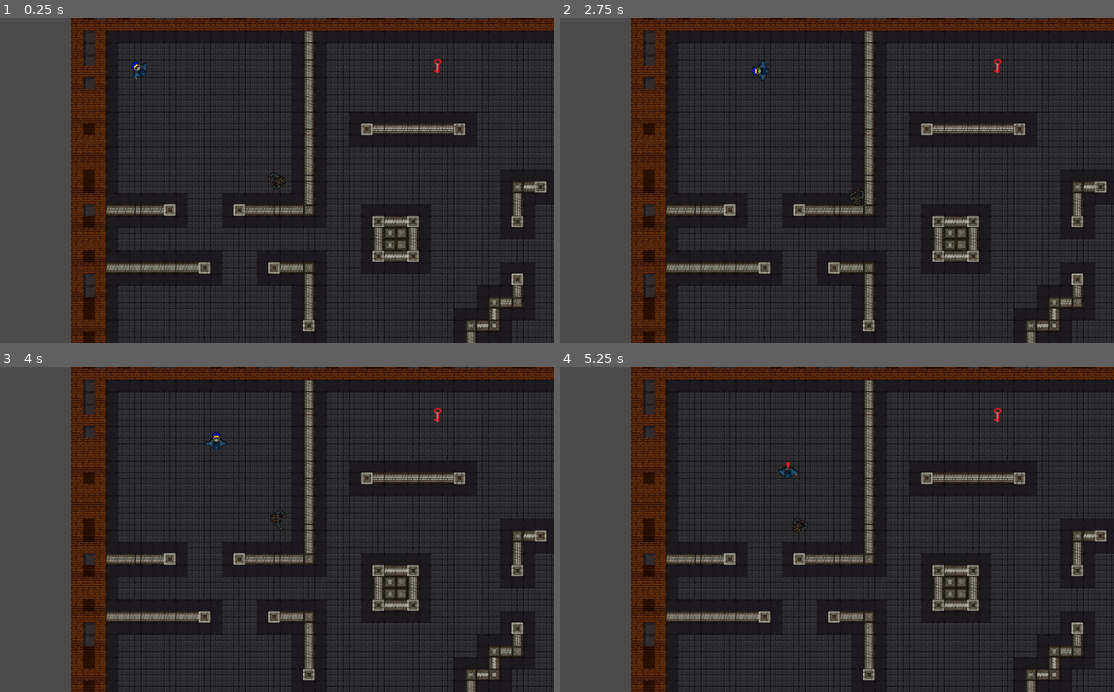
Above: before the commit, frames 1-4 (two rows, left to right).
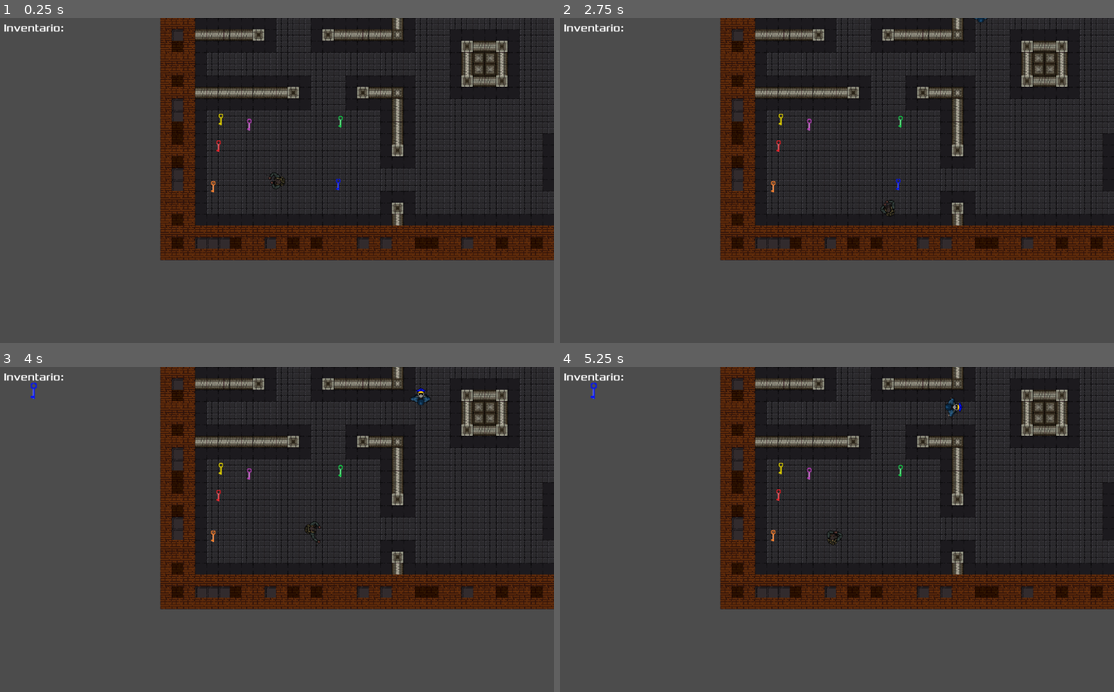
Above: after the commit, the same moments.

Repository: zanon005/RyansJailBreak
Game: Godot game, scene res://src/Main.tscn
Two runs of this game, one before a commit and one after it. Both use one fixed random seed, a clock stepped at 60 frames per second and the inputs below.
Inputs (mouse positions are in pixels of both pictures, inside the frame that each line leads up to):
- Up to frame 1 (0.25 s): no input
- Up to frame 2 (2.75 s): move the mouse to (958, 164) at 0.52 s; hold D (right) 0.53-1.28 s; tap Space (attack) at 0.6, 1.35, 2.1 s; move the mouse to (726, 196) at 1.27 s; hold Down (down) 1.28-2.03 s; move the mouse to (892, 109) at 2.02 s; hold D (right) from 2.03 s (still down)
- Up to frame 3 (4 s): move the mouse to (249, 594) at 2.77 s; release D (right) at 2.78 s; hold W (up) 2.78-3.53 s; tap Space (attack) at 2.85, 3.6 s; move the mouse to (443, 578) at 3.52 s; hold A (left) from 3.53 s (still down)
- Up to frame 4 (5.25 s): move the mouse to (670, 480) at 4.27 s; tap Space (attack) at 4.35, 5.1 s; move the mouse to (864, 529) at 5.02 s; release A (left) at 5.03 s; hold Down (down) from 5.03 s (still down)

The runs differ from the first frame. In frame 1, 54% of the frame differs, in the area x 0-100%, y 0-100%; in frame 2, 54%; in frame 3, 54%; in frame 4, 54%.

Commit message:
Adicionado inventario e status nos inimigos

Diff:
--- a/project.godot
+++ b/project.godot
@@ -13,6 +13,10 @@
 config/name="Ryans Jail Break"
 run/main_scene="res://src/Main.tscn"
 config/icon="res://icon.png"
+
+[autoload]
+
+PlayerInventory="*res://src/Player/PlayerInventory.gd"
 
 [input]
 
@@ -55,6 +59,7 @@
 2d_physics/layer_4="player_weapon"
 2d_physics/layer_5="floor"
 2d_physics/layer_6="interactables"
+2d_physics/layer_7="items"
 
 [physics]
 
--- a/src/Enemies/EnemyStatus.gd
+++ b/src/Enemies/EnemyStatus.gd
@@ -11,7 +11,6 @@
 	chasing_icon = load("res://Sprites/Icons/RedExclamationMark.png")
 
 func _on_Policial_state_changed(currentState):
-	print("STATE CHANGED!", currentState)
 	match(currentState):
 		'ROAMING':
 			texture = roaming_icon
--- /dev/null
+++ b/src/Items/Keys/BlueKey.gd
@@ -0,0 +1,17 @@
+extends KinematicBody2D
+
+export var itemName = "BlueKey"
+
+# Called when the node enters the scene tree for the first time.
+func _ready():
+	pass # Replace with function body.
+
+
+# Called every frame. 'delta' is the elapsed time since the previous frame.
+#func _process(delta):
+#	pass
+
+func pickUpItem():
+	PlayerInventory.add_item(itemName, 1)
+	get_tree().call_group("UI", "addNewItemToUI_Iventory", self, $Sprite.texture.resource_path)
+	queue_free()
--- /dev/null
+++ b/src/Items/Keys/BlueKey.tscn
@@ -0,0 +1,40 @@
+[gd_scene load_steps=5 format=2]
+
+[ext_resource path="res://Sprites/Misc/itens/chaves/chave-azul.png" type="Texture" id=1]
+[ext_resource path="res://src/Items/Keys/BlueKey.gd" type="Script" id=2]
+
+[sub_resource type="RectangleShape2D" id=1]
+extents = Vector2( 5.10984, 8.26874 )
+
+[sub_resource type="Animation" id=2]
+resource_name = "Float"
+loop = true
+tracks/0/type = "value"
+tracks/0/path = NodePath("Sprite:position")
+tracks/0/interp = 1
+tracks/0/loop_wrap = true
+tracks/0/imported = false
+tracks/0/enabled = true
+tracks/0/keys = {
+"times": PoolRealArray( 0, 0.5 ),
+"transitions": PoolRealArray( 1, 1 ),
+"update": 0,
+"values": [ Vector2( 0, 0 ), Vector2( 0, -1 ) ]
+}
+
+[node name="Key" type="KinematicBody2D" groups=[
+"Item",
+]]
+scale = Vector2( 4, 4 )
+collision_layer = 64
+script = ExtResource( 2 )
+
+[node name="Sprite" type="Sprite" parent="."]
+texture = ExtResource( 1 )
+
+[node name="CollisionShape2D" type="CollisionShape2D" parent="."]
+shape = SubResource( 1 )
+
+[node name="AnimationPlayer" type="AnimationPlayer" parent="."]
+autoplay = "Float"
+anims/Float = SubResource( 2 )
--- /dev/null
+++ b/src/Items/Keys/GreenKey.gd
@@ -0,0 +1,17 @@
+extends KinematicBody2D
+
+export var itemName = "GreenKey"
+
+# Called when the node enters the scene tree for the first time.
+func _ready():
+	pass # Replace with function body.
+
+
+# Called every frame. 'delta' is the elapsed time since the previous frame.
+#func _process(delta):
+#	pass
+
+func pickUpItem():
+	PlayerInventory.add_item(itemName, 1)
+	get_tree().call_group("UI", "addNewItemToUI_Iventory", self, $Sprite.texture.resource_path)
+	queue_free()
--- /dev/null
+++ b/src/Items/Keys/GreenKey.tscn
@@ -0,0 +1,40 @@
+[gd_scene load_steps=5 format=2]
+
+[ext_resource path="res://Sprites/Misc/itens/chaves/chave-verde.png" type="Texture" id=1]
+[ext_resource path="res://src/Items/Keys/GreenKey.gd" type="Script" id=2]
+
+[sub_resource type="RectangleShape2D" id=1]
+extents = Vector2( 5.10984, 8.26874 )
+
+[sub_resource type="Animation" id=2]
+resource_name = "Float"
+loop = true
+tracks/0/type = "value"
+tracks/0/path = NodePath("Sprite:position")
+tracks/0/interp = 1
+tracks/0/loop_wrap = true
+tracks/0/imported = false
+tracks/0/enabled = true
+tracks/0/keys = {
+"times": PoolRealArray( 0, 0.5 ),
+"transitions": PoolRealArray( 1, 1 ),
+"update": 0,
+"values": [ Vector2( 0, 0 ), Vector2( 0, -1 ) ]
+}
+
+[node name="Key" type="KinematicBody2D" groups=[
+"Item",
+]]
+scale = Vector2( 4, 4 )
+collision_layer = 64
+script = ExtResource( 2 )
+
+[node name="Sprite" type="Sprite" parent="."]
+texture = ExtResource( 1 )
+
+[node name="CollisionShape2D" type="CollisionShape2D" parent="."]
+shape = SubResource( 1 )
+
+[node name="AnimationPlayer" type="AnimationPlayer" parent="."]
+autoplay = "Float"
+anims/Float = SubResource( 2 )
--- /dev/null
+++ b/src/Items/Keys/OrangeKey.gd
@@ -0,0 +1,17 @@
+extends KinematicBody2D
+
+export var itemName = "OrangeKey"
+
+# Called when the node enters the scene tree for the first time.
+func _ready():
+	pass # Replace with function body.
+
+
+# Called every frame. 'delta' is the elapsed time since the previous frame.
+#func _process(delta):
+#	pass
+
+func pickUpItem():
+	PlayerInventory.add_item(itemName, 1)
+	get_tree().call_group("UI", "addNewItemToUI_Iventory", self, $Sprite.texture.resource_path)
+	queue_free()
--- /dev/null
+++ b/src/Items/Keys/OrangeKey.tscn
@@ -0,0 +1,40 @@
+[gd_scene load_steps=5 format=2]
+
+[ext_resource path="res://Sprites/Misc/itens/chaves/chave-laranja.png" type="Texture" id=1]
+[ext_resource path="res://src/Items/Keys/OrangeKey.gd" type="Script" id=2]
+
+[sub_resource type="RectangleShape2D" id=1]
+extents = Vector2( 5.10984, 8.26874 )
+
+[sub_resource type="Animation" id=2]
+resource_name = "Float"
+loop = true
+tracks/0/type = "value"
+tracks/0/path = NodePath("Sprite:position")
+tracks/0/interp = 1
+tracks/0/loop_wrap = true
+tracks/0/imported = false
+tracks/0/enabled = true
+tracks/0/keys = {
+"times": PoolRealArray( 0, 0.5 ),
+"transitions": PoolRealArray( 1, 1 ),
+"update": 0,
+"values": [ Vector2( 0, 0 ), Vector2( 0, -1 ) ]
+}
+
+[node name="Key" type="KinematicBody2D" groups=[
+"Item",
+]]
+scale = Vector2( 4, 4 )
+collision_layer = 64
+script = ExtResource( 2 )
+
+[node name="Sprite" type="Sprite" parent="."]
+texture = ExtResource( 1 )
+
+[node name="CollisionShape2D" type="CollisionShape2D" parent="."]
+shape = SubResource( 1 )
+
+[node name="AnimationPlayer" type="AnimationPlayer" parent="."]
+autoplay = "Float"
+anims/Float = SubResource( 2 )
--- /dev/null
+++ b/src/Items/Keys/PurpleKey.gd
@@ -0,0 +1,17 @@
+extends KinematicBody2D
+
+export var itemName = "PurpleKey"
+
+# Called when the node enters the scene tree for the first time.
+func _ready():
+	pass # Replace with function body.
+
+
+# Called every frame. 'delta' is the elapsed time since the previous frame.
+#func _process(delta):
+#	pass
+
+func pickUpItem():
+	PlayerInventory.add_item(itemName, 1)
+	get_tree().call_group("UI", "addNewItemToUI_Iventory", self, $Sprite.texture.resource_path)
+	queue_free()
--- /dev/null
+++ b/src/Items/Keys/PurpleKey.tscn
@@ -0,0 +1,40 @@
+[gd_scene load_steps=5 format=2]
+
+[ext_resource path="res://Sprites/Misc/itens/chaves/chave-roxa.png" type="Texture" id=1]
+[ext_resource path="res://src/Items/Keys/PurpleKey.gd" type="Script" id=2]
+
+[sub_resource type="RectangleShape2D" id=1]
+extents = Vector2( 5.10984, 8.26874 )
+
+[sub_resource type="Animation" id=2]
+resource_name = "Float"
+loop = true
+tracks/0/type = "value"
+tracks/0/path = NodePath("Sprite:position")
+tracks/0/interp = 1
+tracks/0/loop_wrap = true
+tracks/0/imported = false
+tracks/0/enabled = true
+tracks/0/keys = {
+"times": PoolRealArray( 0, 0.5 ),
+"transitions": PoolRealArray( 1, 1 ),
+"update": 0,
+"values": [ Vector2( 0, 0 ), Vector2( 0, -1 ) ]
+}
+
+[node name="Key" type="KinematicBody2D" groups=[
+"Item",
+]]
+scale = Vector2( 4, 4 )
+collision_layer = 64
+script = ExtResource( 2 )
+
+[node name="Sprite" type="Sprite" parent="."]
+texture = ExtResource( 1 )
+
+[node name="CollisionShape2D" type="CollisionShape2D" parent="."]
+shape = SubResource( 1 )
+
+[node name="AnimationPlayer" type="AnimationPlayer" parent="."]
+autoplay = "Float"
+anims/Float = SubResource( 2 )
--- /dev/null
+++ b/src/Items/Keys/RedKey.gd
@@ -0,0 +1,17 @@
+extends KinematicBody2D
+
+export var itemName = "RedKey"
+
+# Called when the node enters the scene tree for the first time.
+func _ready():
+	pass # Replace with function body.
+
+
+# Called every frame. 'delta' is the elapsed time since the previous frame.
+#func _process(delta):
+#	pass
+
+func pickUpItem():
+	PlayerInventory.add_item(itemName, 1)
+	get_tree().call_group("UI", "addNewItemToUI_Iventory", self, $Sprite.texture.resource_path)
+	queue_free()
--- /dev/null
+++ b/src/Items/Keys/RedKey.tscn
@@ -0,0 +1,40 @@
+[gd_scene load_steps=5 format=2]
+
+[ext_resource path="res://Sprites/Misc/itens/chaves/chave-vermelha.png" type="Texture" id=1]
+[ext_resource path="res://src/Items/Keys/RedKey.gd" type="Script" id=2]
+
+[sub_resource type="RectangleShape2D" id=1]
+extents = Vector2( 5.10984, 8.26874 )
+
+[sub_resource type="Animation" id=2]
+resource_name = "Float"
+loop = true
+tracks/0/type = "value"
+tracks/0/path = NodePath("Sprite:position")
+tracks/0/interp = 1
+tracks/0/loop_wrap = true
+tracks/0/imported = false
+tracks/0/enabled = true
+tracks/0/keys = {
+"times": PoolRealArray( 0, 0.5 ),
+"transitions": PoolRealArray( 1, 1 ),
+"update": 0,
+"values": [ Vector2( 0, 0 ), Vector2( 0, -1 ) ]
+}
+
+[node name="Key" type="KinematicBody2D" groups=[
+"Item",
+]]
+scale = Vector2( 4, 4 )
+collision_layer = 64
+script = ExtResource( 2 )
+
+[node name="Sprite" type="Sprite" parent="."]
+texture = ExtResource( 1 )
+
+[node name="CollisionShape2D" type="CollisionShape2D" parent="."]
+shape = SubResource( 1 )
+
+[node name="AnimationPlayer" type="AnimationPlayer" parent="."]
+autoplay = "Float"
+anims/Float = SubResource( 2 )
--- /dev/null
+++ b/src/Items/Keys/YellowKey.gd
@@ -0,0 +1,17 @@
+extends KinematicBody2D
+
+export var itemName = "YellowKey"
+
+# Called when the node enters the scene tree for the first time.
+func _ready():
+	pass # Replace with function body.
+
+
+# Called every frame. 'delta' is the elapsed time since the previous frame.
+#func _process(delta):
+#	pass
+
+func pickUpItem():
+	PlayerInventory.add_item(itemName, 1)
+	get_tree().call_group("UI", "addNewItemToUI_Iventory", self, $Sprite.texture.resource_path)
+	queue_free()
--- /dev/null
+++ b/src/Items/Keys/YellowKey.tscn
@@ -0,0 +1,40 @@
+[gd_scene load_steps=5 format=2]
+
+[ext_resource path="res://Sprites/Misc/itens/chaves/chave-amarela.png" type="Texture" id=1]
+[ext_resource path="res://src/Items/Keys/YellowKey.gd" type="Script" id=2]
+
+[sub_resource type="RectangleShape2D" id=1]
+extents = Vector2( 5.10984, 8.26874 )
+
+[sub_resource type="Animation" id=2]
+resource_name = "Float"
+loop = true
+tracks/0/type = "value"
+tracks/0/path = NodePath("Sprite:position")
+tracks/0/interp = 1
+tracks/0/loop_wrap = true
+tracks/0/imported = false
+tracks/0/enabled = true
+tracks/0/keys = {
+"times": PoolRealArray( 0, 0.5 ),
+"transitions": PoolRealArray( 1, 1 ),
+"update": 0,
+"values": [ Vector2( 0, 0 ), Vector2( 0, -1 ) ]
+}
+
+[node name="Key" type="KinematicBody2D" groups=[
+"Item",
+]]
+scale = Vector2( 4, 4 )
+collision_layer = 64
+script = ExtResource( 2 )
+
+[node name="Sprite" type="Sprite" parent="."]
+texture = ExtResource( 1 )
+
+[node name="CollisionShape2D" type="CollisionShape2D" parent="."]
+shape = SubResource( 1 )
+
+[node name="AnimationPlayer" type="AnimationPlayer" parent="."]
+autoplay = "Float"
+anims/Float = SubResource( 2 )
--- a/src/Levels/Level1/Level1_V2.tscn
+++ b/src/Levels/Level1/Level1_V2.tscn
@@ -3,15 +3,15 @@
 [ext_resource path="res://src/Player/Player.tscn" type="PackedScene" id=1]
 [ext_resource path="res://src/Enemies/Policial.tscn" type="PackedScene" id=2]
 [ext_resource path="res://Sprites/Misc/porta-azul.png" type="Texture" id=3]
-[ext_resource path="res://Sprites/Misc/itens/chaves/chave-vermelha.png" type="Texture" id=4]
-[ext_resource path="res://Sprites/Misc/itens/BotasVelocidade.png" type="Texture" id=5]
+[ext_resource path="res://src/Items/Keys/YellowKey.tscn" type="PackedScene" id=4]
+[ext_resource path="res://src/Items/Keys/PurpleKey.tscn" type="PackedScene" id=5]
 [ext_resource path="res://Sprites/Misc/porta-vermelha.png" type="Texture" id=6]
-[ext_resource path="res://Sprites/Misc/itens/chaves/chave-roxa.png" type="Texture" id=7]
-[ext_resource path="res://Sprites/Misc/itens/chaves/chave-azul.png" type="Texture" id=8]
+[ext_resource path="res://src/Items/Keys/GreenKey.tscn" type="PackedScene" id=7]
+[ext_resource path="res://src/Items/Keys/BlueKey.tscn" type="PackedScene" id=8]
 [ext_resource path="res://Sprites/Misc/porta-verde-amarela-vermelha.png" type="Texture" id=9]
 [ext_resource path="res://Sprites/Misc/porta-roxa.png" type="Texture" id=10]
-[ext_resource path="res://Sprites/Misc/itens/chaves/chave-amarela.png" type="Texture" id=11]
-[ext_resource path="res://Sprites/Misc/itens/chaves/chave-verde.png" type="Texture" id=12]
+[ext_resource path="res://src/Items/Keys/RedKey.tscn" type="PackedScene" id=11]
+[ext_resource path="res://src/Items/Keys/OrangeKey.tscn" type="PackedScene" id=12]
 [ext_resource path="res://Sprites/TileMap/paredes-internas-64_v2.png" type="Texture" id=13]
 [ext_resource path="res://Sprites/TileMap/chao-parede-externas-64_v2.png" type="Texture" id=14]
 [ext_resource path="res://Sprites/Icons/RoamingIcon.png" type="Texture" id=15]
@@ -416,8 +416,9 @@
 tile_data = PoolIntArray( -131075, 13, 0, -131074, 13, 0, -131073, 13, 0, -196608, 13, 0, -196607, 13, 0, -196606, 13,  …(36101 unchanged characters)…
 
 [node name="Player" parent="." instance=ExtResource( 1 )]
-position = Vector2( 938.03, 828.082 )
+position = Vector2( 448.077, 1798.47 )
 scale = Vector2( 0.5, 0.5 )
+collision_mask = 38
 run_speed = 200
 
 [node name="Camera2D" type="Camera2D" parent="Player"]
@@ -443,6 +444,28 @@
 texture = ExtResource( 15 )
 script = ExtResource( 16 )
 
+[node name="Policial2" parent="Enemies" instance=ExtResource( 2 )]
+position = Vector2( 1520.16, 764.442 )
+scale = Vector2( 0.55, 0.55 )
+
+[node name="Status" type="Sprite" parent="Enemies/Policial2"]
+position = Vector2( -51.6396, -1.82649 )
+rotation = -1.5708
+scale = Vector2( 0.632878, 0.611263 )
+texture = ExtResource( 15 )
+script = ExtResource( 16 )
+
+[node name="Policial3" parent="Enemies" instance=ExtResource( 2 )]
+position = Vector2( 3295.82, 976.334 )
+scale = Vector2( 0.55, 0.55 )
+
+[node name="Status" type="Sprite" parent="Enemies/Policial3"]
+position = Vector2( -51.6396, -1.82649 )
+rotation = -1.5708
+scale = Vector2( 0.632878, 0.611263 )
+texture = ExtResource( 15 )
+script = ExtResource( 16 )
+
 [node name="Doors" type="Node" parent="."]
 
 [node name="PortaProximaFase" type="Sprite" parent="Doors"]
@@ -469,34 +492,6 @@
 scale = Vector2( 3.16583, 1.65987 )
 texture = ExtResource( 6 )
 
-[node name="DoorKeys" type="Node" parent="."]
-
-[node name="ChaveVerde" type="Sprite" parent="DoorKeys"]
-modulate = Color( 0.00784314, 1, 0, 1 )
-position = Vector2( 3379.52, 128.109 )
-scale = Vector2( 5.20586, 5.22021 )
-texture = ExtResource( 12 )
-
-[node name="ChaveRoxa" type="Sprite" parent="DoorKeys"]
-position = Vector2( 944.66, 1929.91 )
-scale = Vector2( 6.50574, 4.36501 )
-texture = ExtResource( 7 )
-
-[node name="ChaveAzul" type="Sprite" parent="DoorKeys"]
-position = Vector2( 2485.78, 1912 )
-scale = Vector2( 7.80029, 6.70347 )
-texture = ExtResource( 8 )
-
-[node name="ChaveVermelha" type="Sprite" parent="DoorKeys"]
-position = Vector2( 1831.99, 193.628 )
-scale = Vector2( 6.64889, 4.57429 )
-texture = ExtResource( 4 )
-
-[node name="ChaveAmerela" type="Sprite" parent="DoorKeys"]
-position = Vector2( 2827.1, 1913.74 )
-scale = Vector2( 5.30782, 5.00218 )
-texture = ExtResource( 11 )
-
 [node name="RoamingPoints" type="Node2D" parent="."]
 __meta__ = {
 "_edit_lock_": true
@@ -576,9 +571,24 @@
 
 [node name="Itens" type="Node" parent="."]
 
-[node name="BotasVelocidade" type="Sprite" parent="Itens"]
-position = Vector2( 130.411, 1913.52 )
-scale = Vector2( 0.393866, 0.395288 )
-texture = ExtResource( 5 )
+[node name="Key" parent="Itens" instance=ExtResource( 8 )]
+position = Vector2( 792.478, 1822.28 )
+
+[node name="Key2" parent="Itens" instance=ExtResource( 7 )]
+position = Vector2( 805.192, 1474.77 )
+
+[node name="Key3" parent="Itens" instance=ExtResource( 12 )]
+position = Vector2( 101.708, 1834.99 )
+
+[node name="Key4" parent="Itens" instance=ExtResource( 5 )]
+position = Vector2( 300.888, 1491.72 )
+
+[node name="Key5" parent="Itens" instance=ExtResource( 11 )]
+position = Vector2( 131.373, 1610.38 )
+
+[node name="Key6" parent="Itens" instance=ExtResource( 4 )]
+position = Vector2( 144.087, 1462.06 )
 
 [connection signal="state_changed" from="Enemies/Policial" to="Enemies/Policial/Status" method="_on_Policial_state_changed"]
+[connection signal="state_changed" from="Enemies/Policial2" to="Enemies/Policial2/Status" method="_on_Policial_state_changed"]
+[connection signal="state_changed" from="Enemies/Policial3" to="Enemies/Policial3/Status" method="_on_Policial_state_changed"]
--- a/src/Main.tscn
+++ b/src/Main.tscn
@@ -1,7 +1,13 @@
-[gd_scene load_steps=3 format=2]
+[gd_scene load_steps=6 format=2]
 
 [ext_resource path="res://src/Levels/Level1/Level1_V2.tscn" type="PackedScene" id=1]
 [ext_resource path="res://src/Main.gd" type="Script" id=2]
+[ext_resource path="res://src/Xolonium-Regular.ttf" type="DynamicFontData" id=3]
+[ext_resource path="res://src/UI.gd" type="Script" id=5]
+
+[sub_resource type="DynamicFont" id=1]
+size = 20
+font_data = ExtResource( 3 )
 
 [node name="Main" type="Node2D"]
 script = ExtResource( 2 )
@@ -11,9 +17,27 @@
 
 [node name="CurrentLevel" parent="." instance=ExtResource( 1 )]
 
-[node name="InterfaceDeJogo" type="Control" parent="."]
-margin_right = 40.0
-margin_bottom = 40.0
+[node name="UI" type="CanvasLayer" parent="." groups=[
+"UI",
+]]
+script = ExtResource( 5 )
+
+[node name="InventoryTitle" type="Label" parent="UI"]
+margin_left = 9.88788
+margin_top = 5.62926
+margin_right = 126.888
+margin_bottom = 30.6293
+custom_fonts/font = SubResource( 1 )
+text = "Inventario: "
 __meta__ = {
 "_edit_use_anchors_": false
 }
+
+[node name="Inventory" type="VBoxContainer" parent="UI"]
+margin_left = 3.0486
+margin_top = 28.7027
+margin_right = 130.049
+margin_bottom = 881.703
+__meta__ = {
+"_edit_use_anchors_": false
+}
--- a/src/Player/Player.gd
+++ b/src/Player/Player.gd
@@ -30,7 +30,6 @@
 	look_at(get_global_mouse_position())
 	velocity = move_and_slide(velocity, Vector2.UP)
 
-
 func _on_AttackHitbox_body_entered(body):
 	pass
 	#print(body.get_name())
@@ -40,3 +39,9 @@
 	#print("fim animacao ", anim_name) #Nao esta sendo executada nunca
 	if(anim_name == "attack"):
 		isAttacking = false
+
+
+func _on_PickupItemsZone_body_entered(body):
+	if(body.is_in_group("Item")):
+		print("[PLAYER] Enconstei em: ", body.itemName)
+		body.pickUpItem()
--- a/src/Player/Player.tscn
+++ b/src/Player/Player.tscn
@@ -98,14 +98,14 @@
 "name": "idle",
 "speed": 5.0
 }, {
+"frames": [ ExtResource( 65 ), ExtResource( 67 ), ExtResource( 69 ), ExtResource( 66 ), ExtResource( 64 ), ExtResource( 70 ), ExtResource( 72 ), ExtResource( 75 ), ExtResource( 71 ), ExtResource( 74 ), ExtResource( 68 ), ExtResource( 73 ), ExtResource( 32 ), ExtResource( 28 ), ExtResource( 56 ) ],
+"loop": false,
+"name": "attack",
+"speed": 5.0
+}, {
 "frames": [ ExtResource( 24 ), ExtResource( 33 ), ExtResource( 55 ), ExtResource( 45 ), ExtResource( 39 ), ExtResource( …(274 unchanged characters)…
 "loop": true,
 "name": "walk",
-"speed": 5.0
-}, {
-"frames": [ ExtResource( 65 ), ExtResource( 67 ), ExtResource( 69 ), ExtResource( 66 ), ExtResource( 64 ), ExtResource( 70 ), ExtResource( 72 ), ExtResource( 75 ), ExtResource( 71 ), ExtResource( 74 ), ExtResource( 68 ), ExtResource( 73 ), ExtResource( 32 ), ExtResource( 28 ), ExtResource( 56 ) ],
-"loop": false,
-"name": "attack",
 "speed": 5.0
 } ]
 
@@ -259,6 +259,9 @@
 "values": [ Vector2( 0, 0 ) ]
 }
 
+[sub_resource type="RectangleShape2D" id=8]
+extents = Vector2( 112.591, 111.088 )
+
 [node name="Player" type="KinematicBody2D" groups=[
 "Player",
 ]]
@@ -275,7 +278,7 @@
 [node name="BodyAnimation" type="AnimatedSprite" parent="."]
 frames = SubResource( 2 )
 animation = "idle"
-frame = 2
+frame = 12
 speed_scale = 6.0
 playing = true
 
@@ -302,5 +305,13 @@
 anims/idle = SubResource( 6 )
 anims/walk = SubResource( 7 )
 
+[node name="PickupItemsZone" type="Area2D" parent="."]
+collision_layer = 0
+collision_mask = 64
+
+[node name="CollisionShape2D" type="CollisionShape2D" parent="PickupItemsZone"]
+shape = SubResource( 8 )
+
 [connection signal="body_entered" from="AttackHitbox" to="." method="_on_AttackHitbox_body_entered"]
 [connection signal="animation_finished" from="AnimationPlayer" to="." method="_on_AnimationPlayer_animation_finished"]
+[connection signal="body_entered" from="PickupItemsZone" to="." method="_on_PickupItemsZone_body_entered"]
--- /dev/null
+++ b/src/Player/PlayerInventory.gd
@@ -0,0 +1,23 @@
+extends Node
+
+
+var inventory = {} # index: ['name', quantity]
+var itemCount = 0
+
+func add_item(itemName, itemQuantity):
+	for index_item in inventory:
+		if (inventory[index_item][0] == itemName):
+			inventory[index_item][1] += itemQuantity
+			return
+
+	inventory[itemCount] = [itemName, itemQuantity]
+	itemCount += 1
+
+# Called when the node enters the scene tree for the first time.
+func _ready():
+	pass # Replace with function body.
+
+
+# Called every frame. 'delta' is the elapsed time since the previous frame.
+#func _process(delta):
+#	pass
--- /dev/null
+++ b/src/UI.gd
@@ -0,0 +1,29 @@
+extends CanvasLayer
+
+
+onready var ui_Inventory = $Inventory
+
+var itensOnUI = {} #itemName, [item, hBox]
+# Called when the node enters the scene tree for the first time.
+func _ready():
+	pass # Replace with function body.
+
+func addNewItemToUI_Iventory(item, itemTexture):
+	print("Chamei a UI!: ", item, itemTexture)
+	var newHbox = HBoxContainer.new()
+	newHbox.alignment = HBoxContainer.ALIGN_CENTER
+
+	var newTextureRect = TextureRect.new()
+	newTextureRect.stretch_mode = TextureRect.STRETCH_SCALE
+	newTextureRect.texture = load(itemTexture)
+	newTextureRect.rect_min_size = Vector2(30,30)
+
+	newHbox.add_child(newTextureRect)
+	ui_Inventory.add_child(newHbox)
+
+	itensOnUI[item.itemName] = [item, newHbox]
+
+
+# Called every frame. 'delta' is the elapsed time since the previous frame.
+#func _process(delta):
+#	pass
Not shown: 1 places in src/Player/Player.tscn that only renumber resources
Binary file added: src/Xolonium-Regular.ttf
